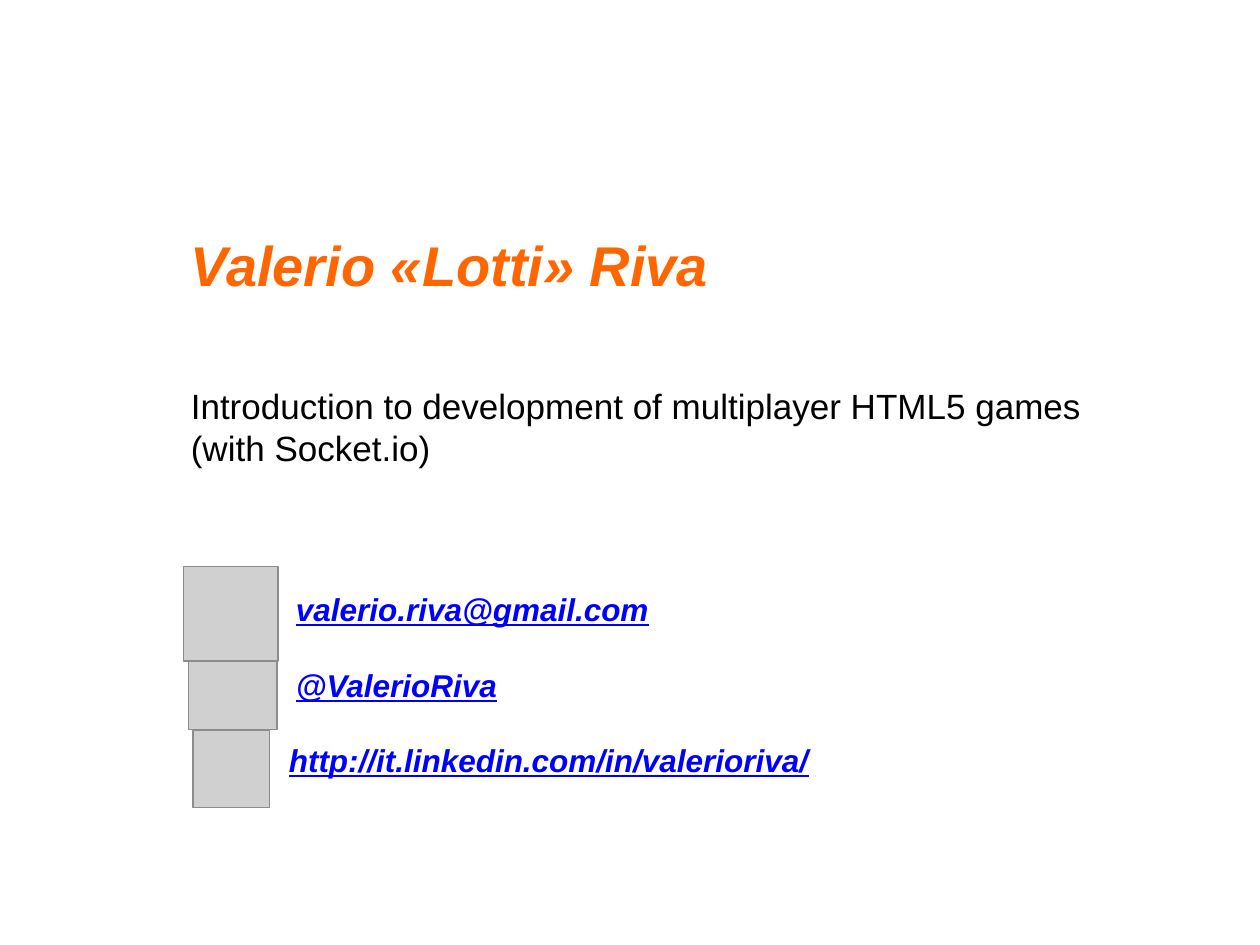
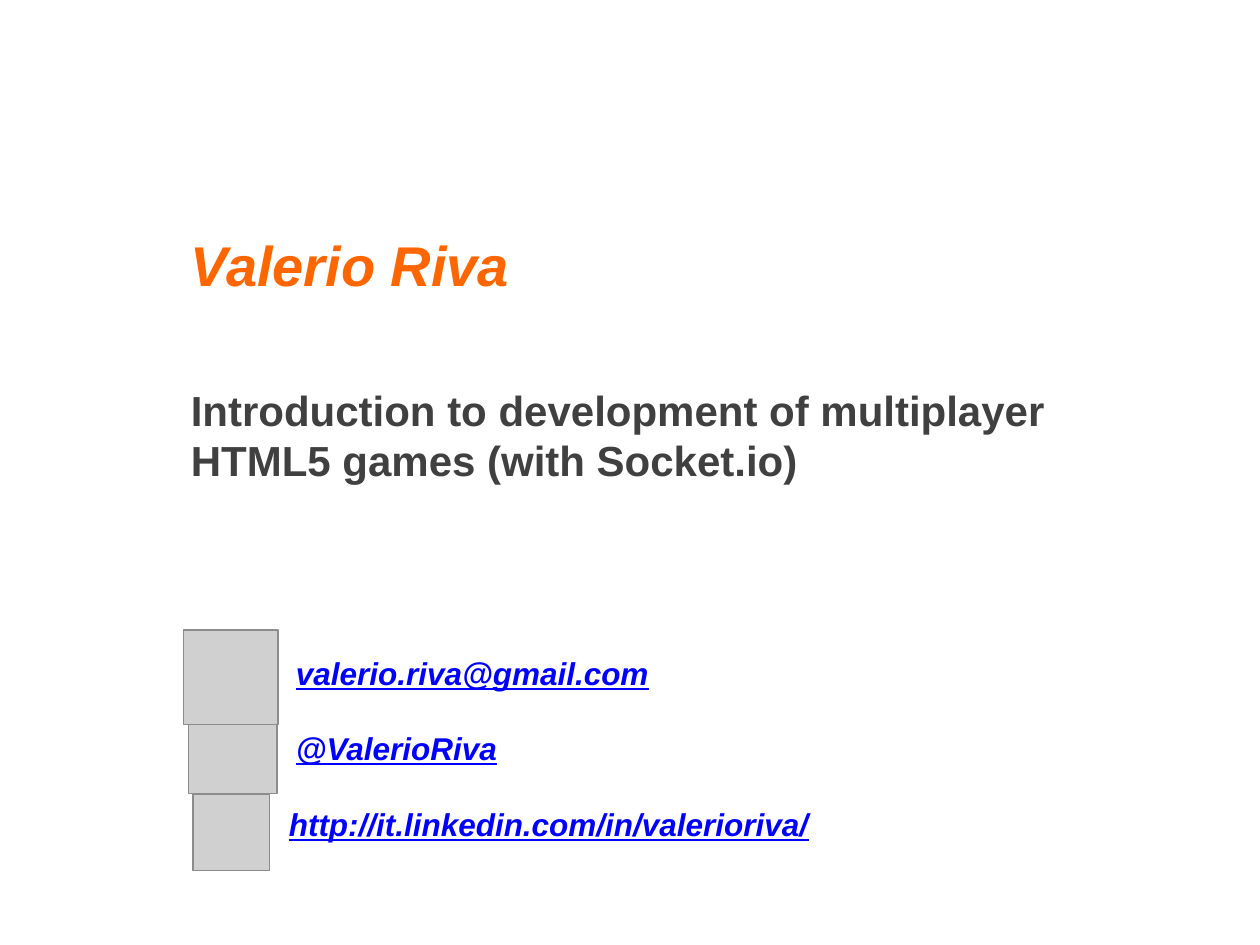
Before and after one commit to Lotti/codemotion2015, a slide deck: slide 1 of slides/slides.pptx. Drawn at 1260x945 pixels with LibreOffice and Linux fonts; fonts in the diff are those of the drawing; grey boxes stand for pictures; background and template pictures are left out. Boxes give left, top, right and bottom in pixels: in the first picture for what was removed or moved away, otherwise in the second. Text is boxed around its words. In the diff, an @@ line names an element or a change of style, - is before the commit and + after.

```diff
--- a/slides/slides.pptx
+++ b/slides/slides.pptx
@@ text at [191, 245, 509, 287]: text changed @@
-Valerio «Lotti» Riva
+Valerio Riva
@@ text "Introduction to development of multiplayer ..." at [191, 395, 1044, 485]: size 20 to 24 pt, text colour #000000 to #404040, bold on @@
@@ 3 pictures, 1 text: place and size @@
-3 pictures, 1 text at [184, 567, 808, 808]
+3 pictures, 1 text at [184, 630, 808, 871]
```
Also in this commit, not shown: 12 other slides changed, 1 slide added, 19 slides removed, 11 other files.
